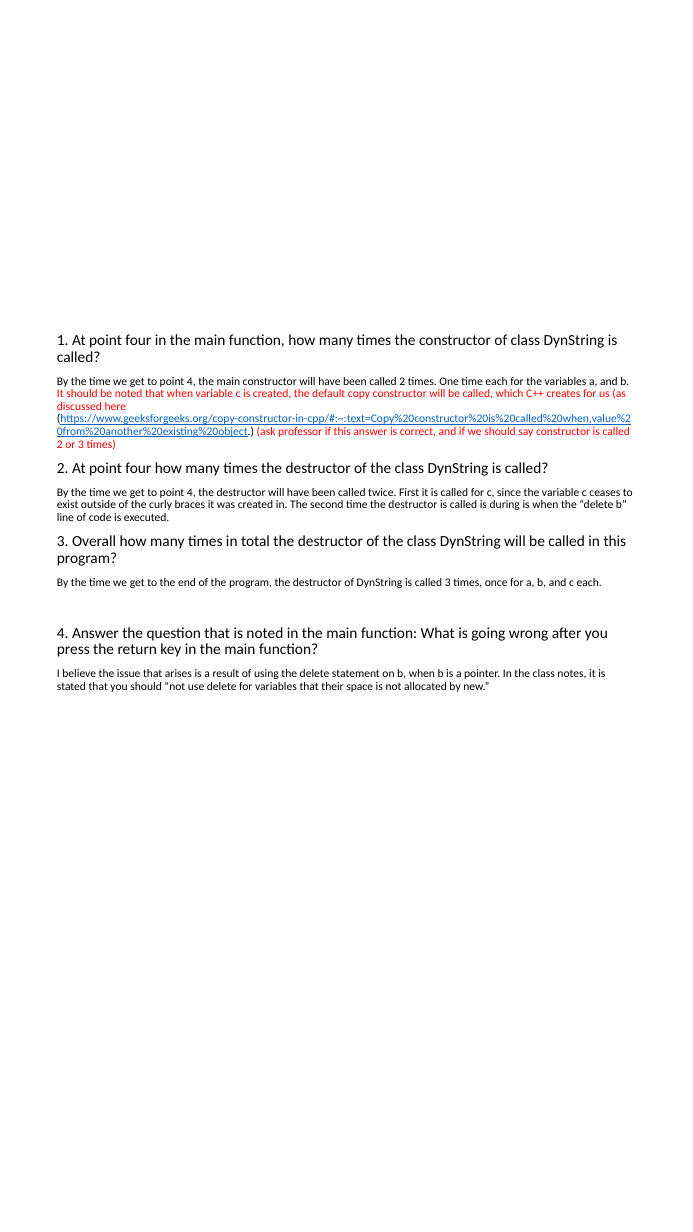
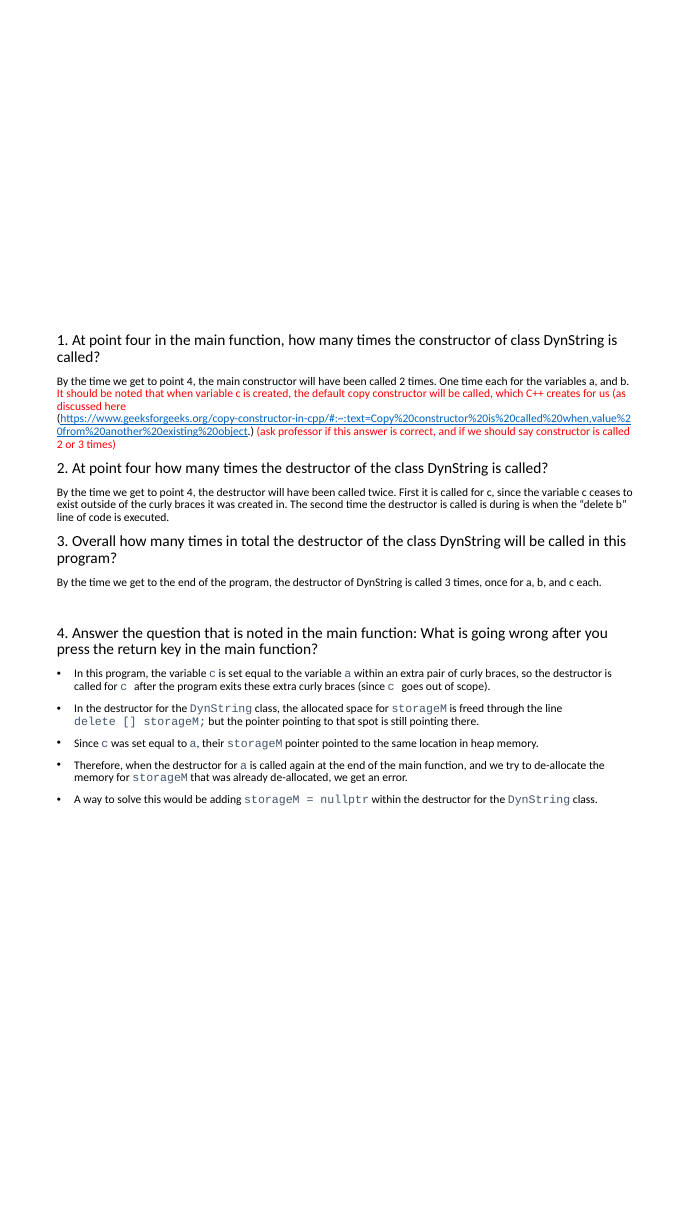
Before and after one commit to GraydonHall42/ENSF-614-Lab3-GH-JK, a slide deck: slide 11 of GH/Lab3_Diagrams_GH.pptx. Drawn at 693x1232 pixels with LibreOffice and Linux fonts; fonts in the diff are those of the drawing; background and template pictures are left out. Boxes give left, top, right and bottom in pixels: in the first picture for what was removed or moved away, otherwise in the second. Text is boxed around its words. In the diff, an @@ line names an element or a change of style, - is before the commit and + after.

```diff
--- a/GH/Lab3_Diagrams_GH.pptx
+++ b/GH/Lab3_Diagrams_GH.pptx
@@ text at <box>74,669,612,806</box>: text changed @@
-I believe the issue that arises is a result of using the delete statement on b, when b is a pointer. In the class notes, it is stated that you should “not use delete for variables that their space is not allocated by new.”
+• In this program, the variable c is set equal to the variable a within an extra pair of curly braces, so the destructor is called for c after the program exits these extra curly braces (since c goes out of scope).
+• In the destructor for the DynString class, the allocated space for storageM is freed through the line delete [] storageM; but the pointer pointing to that spot is still pointing there.
+• Since c was set equal to a, their storageM pointer pointed to the same location in heap memory.
+• Therefore, when the destructor for a is called again at the end of the main function, and we try to de-allocate the memory for storageM that was already de-allocated, we get an error.
+• A way to solve this would be adding storageM = nullptr within the destructor for the DynString class.
```
Also in this commit, not shown: 1 other slide changed, 1 other file.
